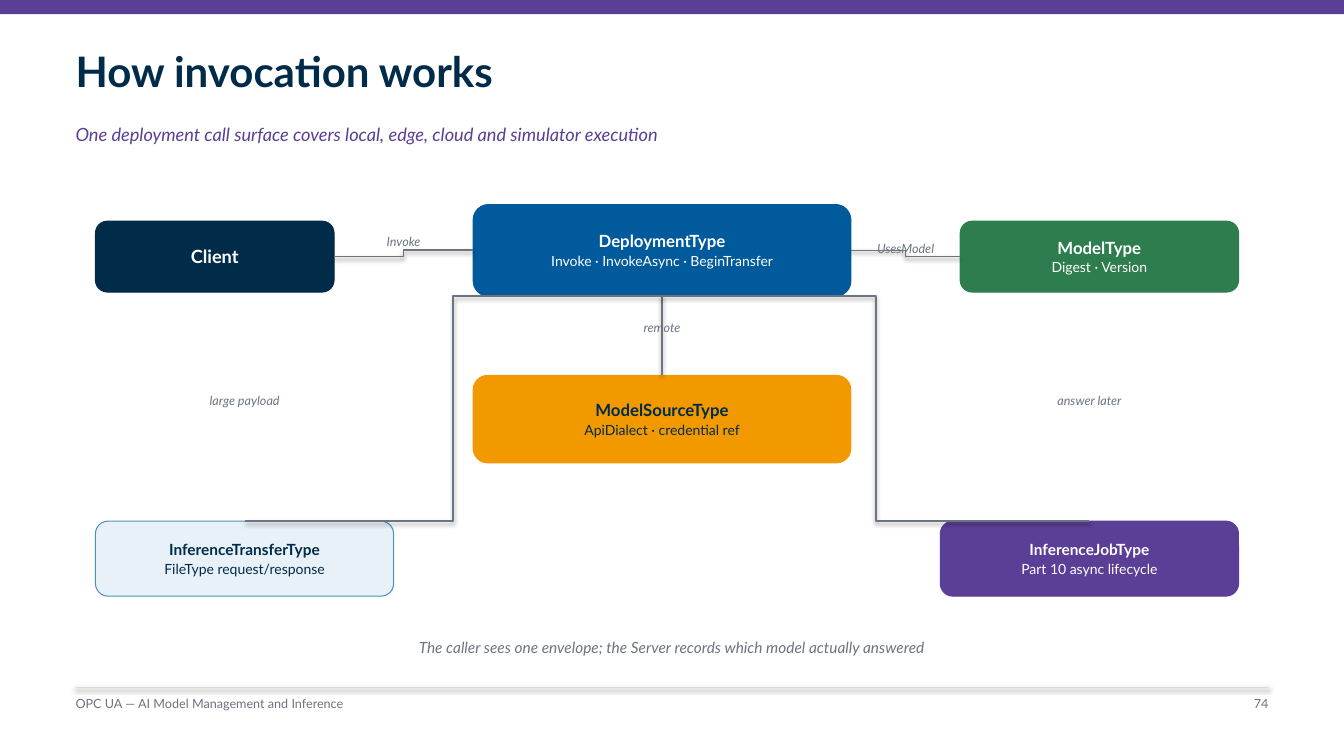
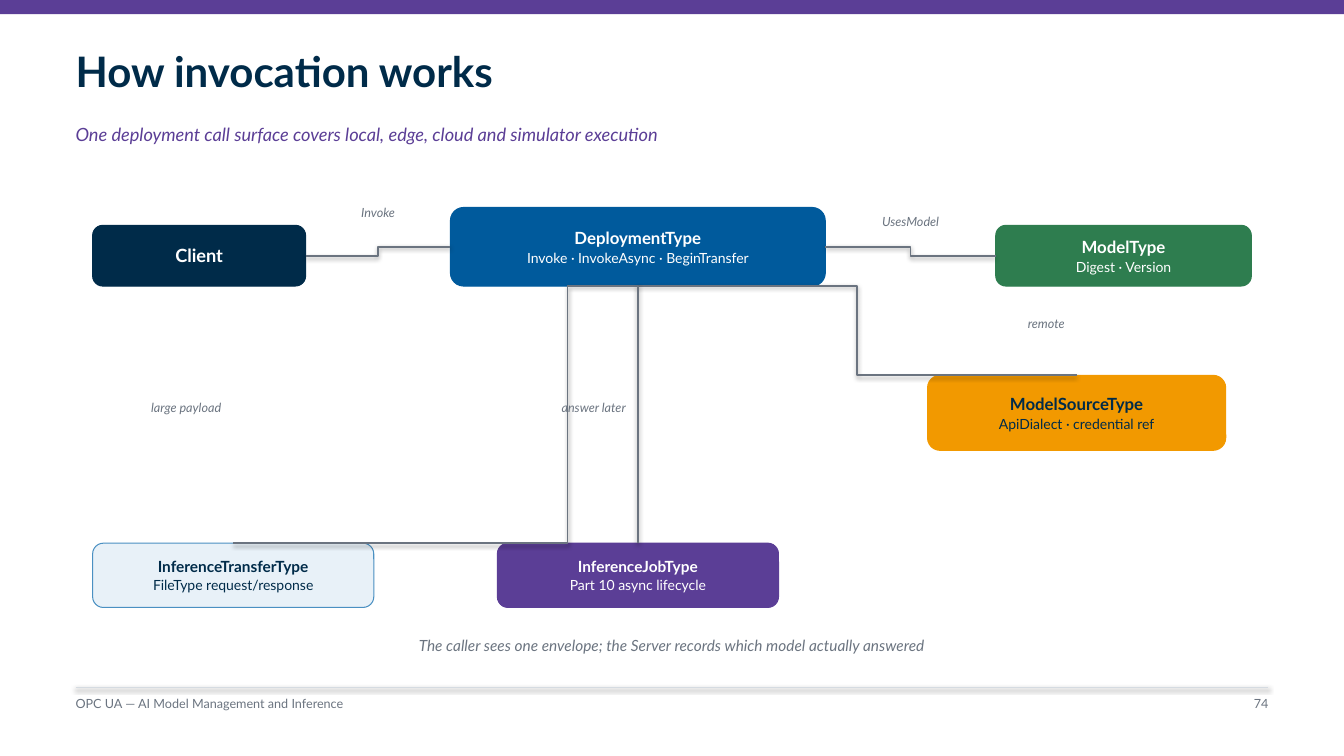
Before and after one commit to marcschier/opcua-drafts, a slide deck: slide 74 of decks/OPC-UA-Drafts-Overview.pptx. Drawn at 1344x756 pixels with LibreOffice and Linux fonts; fonts in the diff are those of the drawing. Boxes give left, top, right and bottom in pixels: in the first picture for what was removed or moved away, otherwise in the second. Text is boxed around its words. In the diff, an @@ line names an element or a change of style, - is before the commit and + after.

```diff
--- a/decks/OPC-UA-Drafts-Overview.pptx
+++ b/decks/OPC-UA-Drafts-Overview.pptx
@@ text "Invoke": place and size @@
-text "Invoke" at bbox=[387, 237, 421, 246]
+text "Invoke" at bbox=[361, 208, 395, 217]
@@ rounded rectangle "DeploymentType": place and size @@
-rounded rectangle "DeploymentType" at bbox=[473, 205, 851, 296]
+rounded rectangle "DeploymentType" at bbox=[451, 208, 826, 286]
@@ rounded rectangle "Client": place and size @@
-rounded rectangle "Client" at bbox=[96, 221, 335, 291]
+rounded rectangle "Client" at bbox=[93, 226, 306, 286]
@@ text "UsesModel": place and size @@
-text "UsesModel" at bbox=[877, 244, 934, 256]
+text "UsesModel" at bbox=[882, 216, 939, 226]
@@ rounded rectangle "ModelType": place and size @@
-rounded rectangle "ModelType" at bbox=[961, 221, 1239, 291]
+rounded rectangle "ModelType" at bbox=[996, 226, 1252, 286]
@@ elbow line moved from (334, 257) - (473, 250) to (306, 256) - (451, 247) @@
@@ elbow line moved from (851, 250) - (961, 257) to (826, 247) - (996, 256) @@
@@ elbow line moved from (662, 296) - (245, 521) to (638, 286) - (233, 543) @@
@@ elbow line moved from (662, 296) - (1090, 521) to (638, 286) - (1077, 375) @@
@@ line moved from (662, 296) - (662, 375) to (638, 286) - (638, 543) @@
@@ text "remote": place and size @@
-text "remote" at bbox=[644, 321, 681, 335]
+text "remote" at bbox=[1028, 319, 1065, 328]
@@ rounded rectangle "ModelSourceType": place and size @@
-rounded rectangle "ModelSourceType" at bbox=[473, 375, 851, 463]
+rounded rectangle "ModelSourceType" at bbox=[928, 375, 1226, 450]
@@ text "large payload": place and size @@
-text "large payload" at bbox=[210, 395, 280, 407]
+text "large payload" at bbox=[151, 402, 222, 414]
@@ alignment centre to right in 3 elements at bbox=[151, 402, 222, 414], bbox=[1028, 319, 1065, 328], bbox=[562, 401, 626, 415] @@
@@ text "answer later": place and size @@
-text "answer later" at bbox=[1057, 395, 1122, 405]
+text "answer later" at bbox=[562, 401, 626, 415]
@@ rounded rectangle "InferenceTransferType": place and size @@
-rounded rectangle "InferenceTransferType" at bbox=[96, 521, 394, 596]
+rounded rectangle "InferenceTransferType" at bbox=[93, 543, 374, 608]
@@ rounded rectangle "InferenceJobType": place and size @@
-rounded rectangle "InferenceJobType" at bbox=[941, 521, 1239, 596]
+rounded rectangle "InferenceJobType" at bbox=[497, 543, 778, 608]
```
Also in this commit, not shown: 8 other slides changed, 9 other files.
